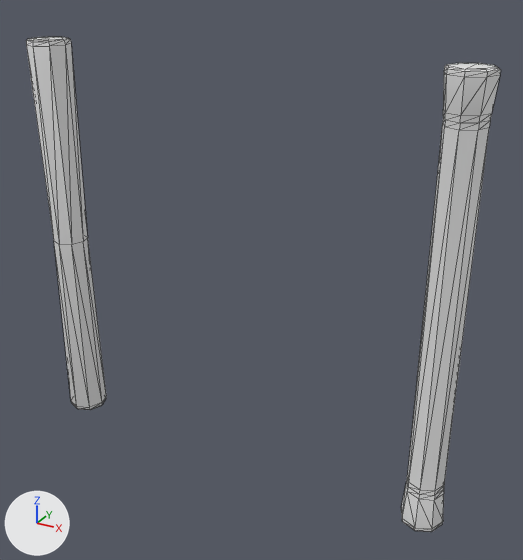
Renders of the FBX model Assets/_Models/Map/Village/Enter.FBX from each side of a commit.
Before and after are seen from a 50 mm lens placed at (3.08, -2.24, 2.02), pointed at (1.81, 0.07, 0.87). Every picture has the same lights, and +X, +Y and +Z are marked at lower left. Mesh edges are drawn as thin lines. Where no turn or scale is listed for an object, it has been applied to the vertices.

The older version as bpy lines, for what is in view:
```python
me_mesh = bpy.data.meshes.new('Mesh')
me_mesh.from_pydata(...)  # 152 vertices, 296 faces; spans x -0.66..1.23, y 0.0..0.18, z 0.0..1.74
ob_barrière_1_low = bpy.data.objects.new('Barrière_1_Low', me_mesh)
ob_barrière_1_low.location = (1.402, -0.036, 0.0)
```
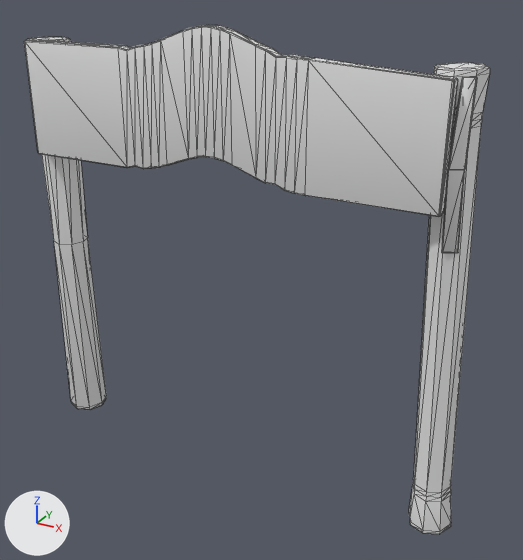
The edits, one by one:
me_mesh is used by ob_barrière_1_low; location (1.402, -0.036, 0.0).
me_mesh had 152 vertices, 296 faces and spanned x -0.66..1.23, y 0.0..0.18, z 0.0..1.74.
me_mesh now has 512 vertices, 1000 faces and spans x -0.66..1.26, y -0.04..0.18, z 0.0..1.82.
me_mesh part 1: a new loose piece of 272 vertices spanning x -0.58..1.12, y -0.04..0.01, z 1.29..1.82.
Part 2, on me_mesh:
6 faces are deleted.
32 vertices in x 1.06..1.23, y 0.0..0.17, z 0.0..0.19 move by (0.03, 0.0, 0.0).
27 vertices in x 1.06..1.23, y 0.0..0.17, z 1.56..1.73 move by (-0.03, 0.0, 0.0).
8 vertices in x 1.14..1.19, y 0.01..0.16, z 1.56..1.6 move by (-0.02, 0.0, 0.0).
6 vertices in x 1.08..1.14, y 0.0..0.17, z 0.0 move by (0.04, 0.0, 0.0).
6 vertices in x 1.09..1.14, y 0.01..0.16, z 1.56..1.58 move by (-0.02, 0.0, -0.01).
5 vertices in x 1.19..1.23, y 0.02..0.14, z 0.0..0.19 move by (0.03, 0.0, 0.01).
11 vertices move from x 1.06..1.22, y 0.03..0.14, z 0.15..1.73 to x 1.03..1.24, y 0.03..0.14, z 0.15..1.74.
35 vertices are added at x 1.11..1.18, y -0.01..0.03, z 1.15..1.71.
5 new vertices lie (0.04, 0.03, 0.0) away from vertices in x 1.13..1.14, y -0.01..0.0, z 1.15..1.43.
82 new faces join them.

What differs and where, as boxes [x1, y1, x2, y2] in the pictures (523 x 560 px):
'Barrière_1_Low', reshaped
    before: [26, 37, 500, 532]
    after: [24, 25, 490, 534]
part 1 of me_mesh, added
    after: [24, 25, 458, 217]
part 2 of me_mesh, built on
    before: [401, 63, 500, 532]
    after: [409, 63, 490, 534]
